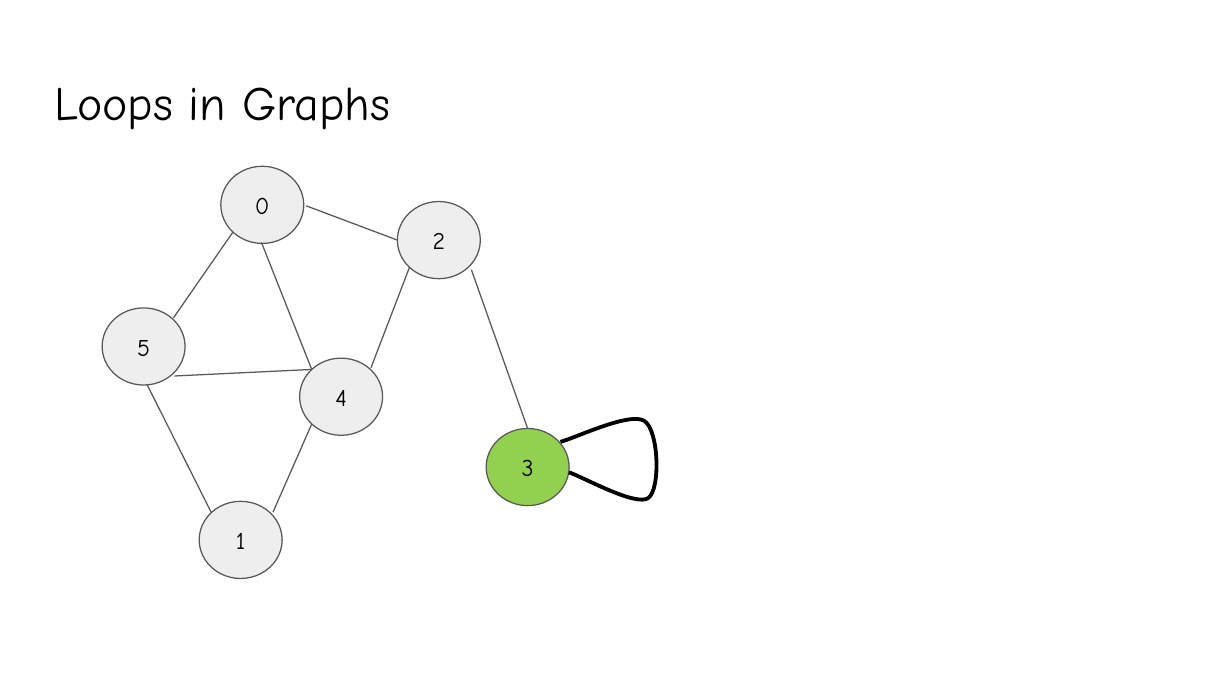
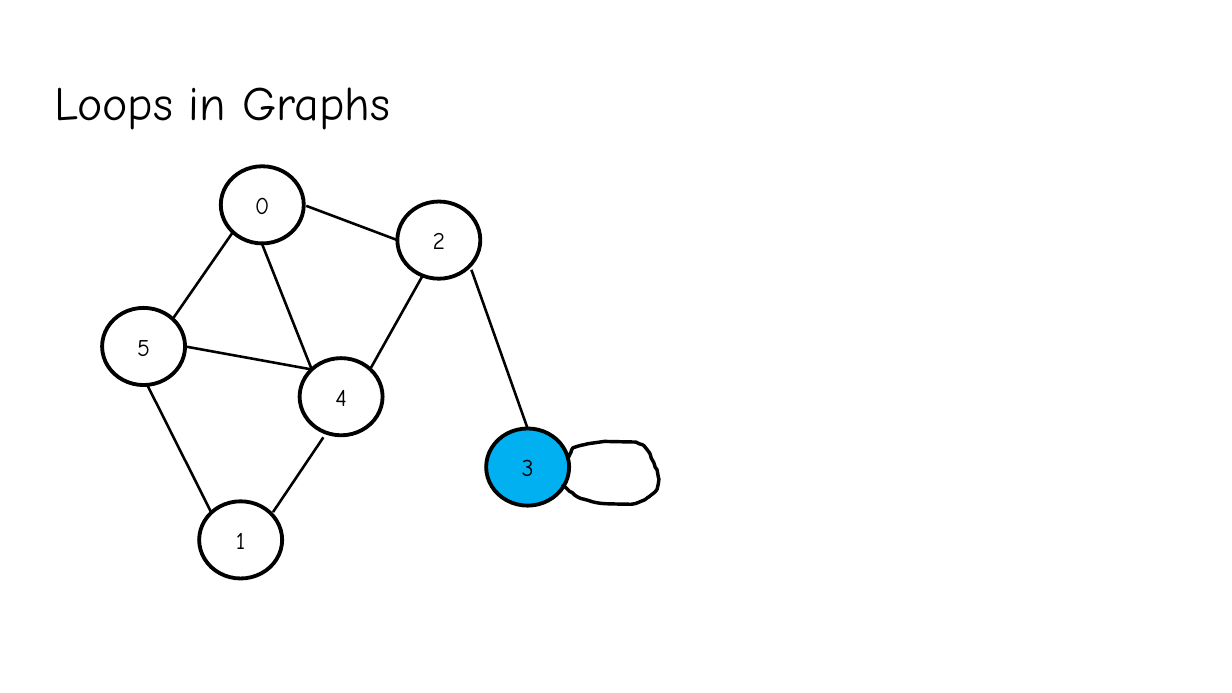
Before and after one commit to YeasirRayhanPrince/yeasirrayhanprince.github.io, a slide deck: slide 8 of cse106/slides/8.Graphs.pptx (slide 7 before the commit). Drawn at 1232x693 pixels with LibreOffice and Linux fonts; fonts in the diff are those of the drawing. Boxes give left, top, right and bottom in pixels: in the first picture for what was removed or moved away, otherwise in the second. Text is boxed around its words. In the diff, an @@ line names an element or a change of style, - is before the commit and + after.

```diff
--- a/cse106/slides/8.Graphs.pptx
+++ b/cse106/slides/8.Graphs.pptx
@@ line (307, 206) - (398, 240): stroke #595959 0.75 pt to #000000 1.5 pt @@
@@ fill #EEEEEE to none; outline #595959 0.75 pt to #000000 2.25 pt in 5 elements at [221, 166, 303, 244], [299, 359, 382, 436], [200, 501, 282, 579], [102, 308, 185, 386], [398, 202, 480, 280] @@
@@ line (174, 318) - (233, 232): stroke #595959 0.75 pt to #000000 1.5 pt @@
@@ line (261, 243) - (312, 370): stroke #595959 0.75 pt to #000000 1.5 pt @@
@@ line moved from (371, 367) - (409, 267) to (371, 367) - (423, 276) @@
@@ line (371, 367) - (423, 276): stroke #595959 0.75 pt to #000000 1.5 pt @@
@@ line (472, 270) - (527, 429): stroke #595959 0.75 pt to #000000 1.5 pt @@
@@ line moved from (174, 376) - (312, 370) to (185, 346) - (312, 370) @@
@@ line (185, 346) - (312, 370): stroke #595959 0.75 pt to #000000 1.5 pt @@
@@ line (147, 384) - (212, 513): stroke #595959 0.75 pt to #000000 1.5 pt @@
@@ line moved from (274, 513) - (312, 424) to (274, 513) - (323, 437) @@
@@ line (274, 513) - (323, 437): stroke #595959 0.75 pt to #000000 1.5 pt @@
@@ ellipse "3" at [487, 429, 569, 506]: fill #92D050 to #00B0F0; outline #595959 0.75 pt to #000000 2.25 pt @@
@@ freeform shape: place and size @@
-freeform shape at [561, 419, 657, 500]
+freeform shape at [563, 441, 659, 504]
@@ freeform shape at [563, 441, 659, 504]: outline #000000 2.25 pt to #000000 2 pt @@
```
Also in this commit, not shown: 32 other slides changed, 5 slides added, 3 other files.
